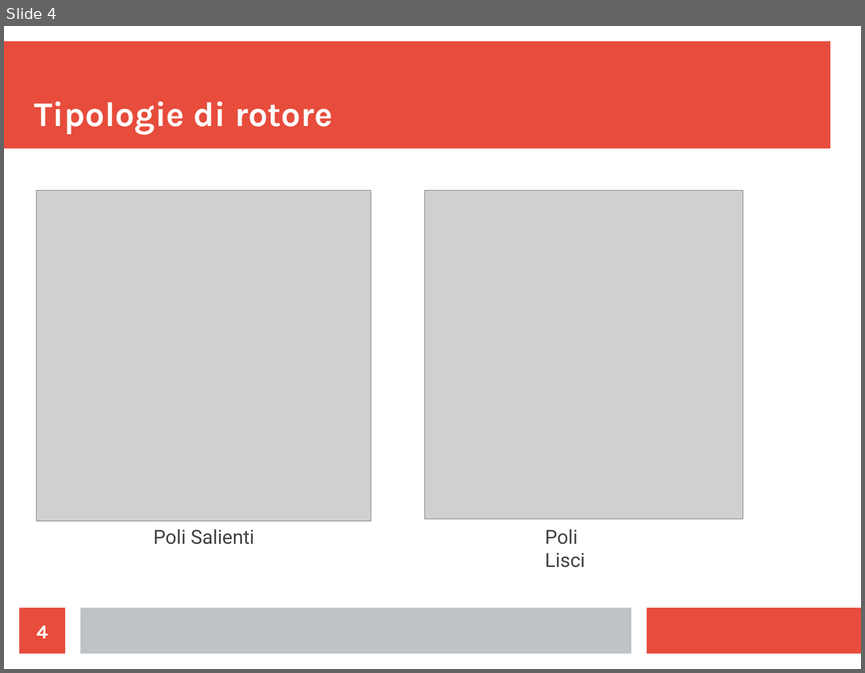
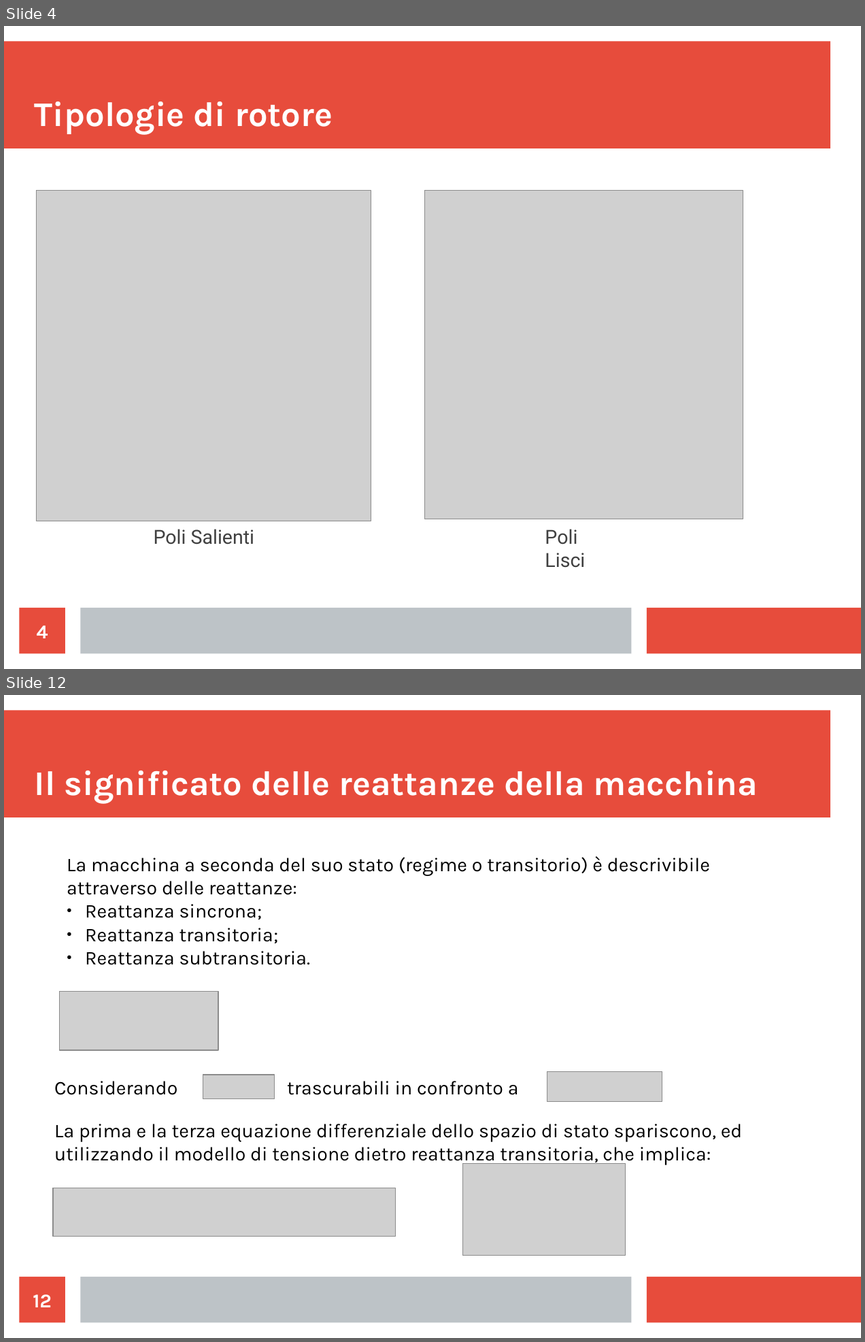
Before and after one commit to LeonardoSalustri/Tesi, a slide deck: Formule_presentazione/Presentazione.odp. Shown one above the other, each under a label of ours: slide 4 before the commit, slides 4 and 12 after it; the slides between them are not shown. The pictures are 865x673 and 865x1342 pixels, drawn with LibreOffice and Linux fonts; fonts in the diff are those of the drawing; grey boxes stand for pictures. Boxes give left, top, right and bottom in pixels: in the first picture for what was removed or moved away, otherwise in the second. Text is boxed around its words. In the diff, an @@ line names an element or a change of style, - is before the commit and + after.

```diff
--- a/Formule_presentazione/Presentazione.odp
+++ b/Formule_presentazione/Presentazione.odp
@@ slide 12 added at <box>4,695,861,1338</box>, background #FFFFFF; not listed: 3 template elements that a slide beside it also shows @@
@@ title added at <box>35,770,757,803</box>, 32 pt, text #FFFFFF, bold @@
+Il significato delle reattanze della macchina
@@ text added at <box>67,856,710,965</box>, 18 pt, text #000000 @@
+La macchina a seconda del suo stato (regime o transitorio) è descrivibile attraverso delle reattanze:
+● Reattanza sincrona;
+● Reattanza transitoria;
+● Reattanza subtransitoria.
@@ picture added at <box>59,991,218,1051</box> @@
@@ text added at <box>54,1081,177,1095</box>, 18 pt, text #000000 @@
+Considerando
@@ picture added at <box>203,1074,275,1098</box> @@
@@ text added at <box>287,1081,519,1095</box>, 18 pt, text #000000 @@
+trascurabili in confronto a
@@ picture added at <box>547,1071,662,1102</box> @@
@@ text added at <box>54,1123,742,1166</box>, 18 pt, text #000000 @@
+La prima e la terza equazione differenziale dello spazio di stato spariscono, ed utilizzando il modello di tensione dietro reattanza transitoria, che implica:
@@ picture added at <box>463,1163,626,1255</box> @@
@@ picture added at <box>53,1188,396,1236</box> @@
@@ page number added at <box>20,1276,65,1323</box>, fill #E74C3C, 18 pt, text #FFFFFF, bold @@
+12
```
Also in this commit, not shown: 4 slides changed, 28 other slides added, 50 other files.
